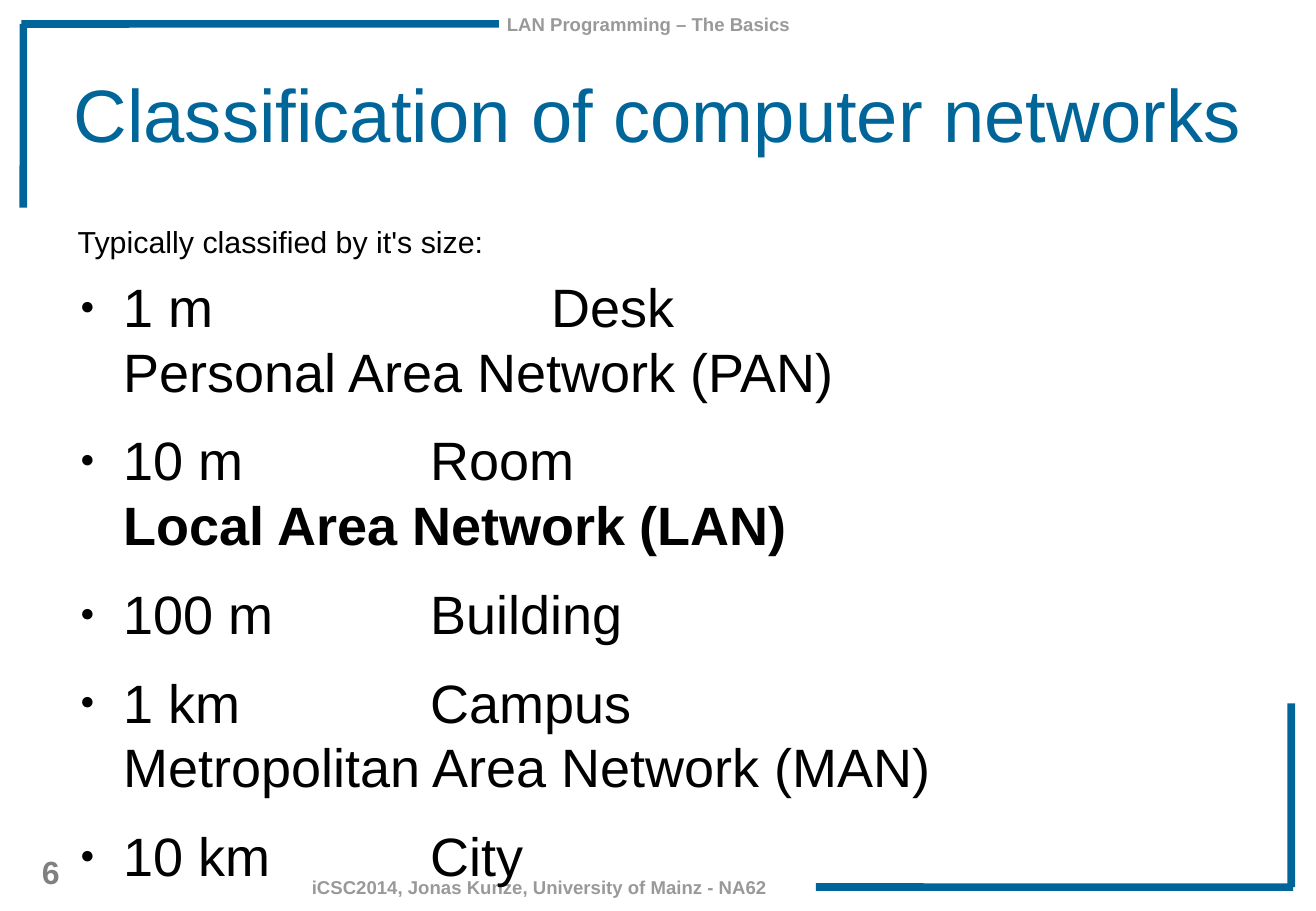
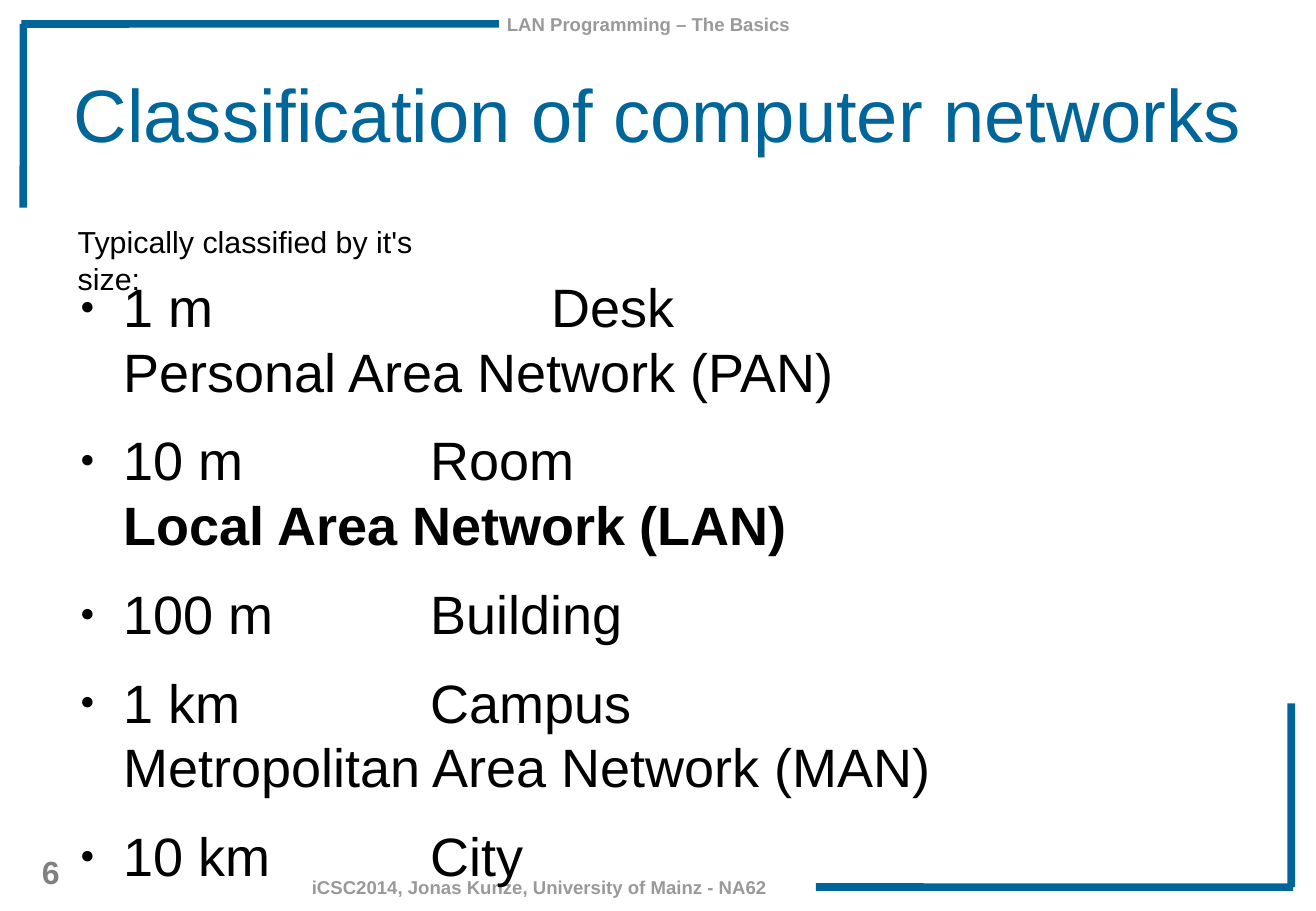
Before and after one commit to JonasKunze/icsc2014, a slide deck: slide 6 of iCSC-2014-LAN_Programming_Basics.odp. Drawn at 1316x911 pixels with LibreOffice and Linux fonts; fonts in the diff are those of the drawing; background and template pictures are left out. Boxes give left, top, right and bottom in pixels: in the first picture for what was removed or moved away, otherwise in the second. Text is boxed around its words. In the diff, an @@ line names an element or a change of style, - is before the commit and + after.

```diff
--- a/iCSC-2014-LAN_Programming_Basics.odp
+++ b/iCSC-2014-LAN_Programming_Basics.odp
@@ text "Typically classified by it's size:" rewrapped from (78,231,483,259) to (78,231,412,296) @@
```
Also in this commit, not shown: 2 other slides changed, 2 slides added, 2 other files.
